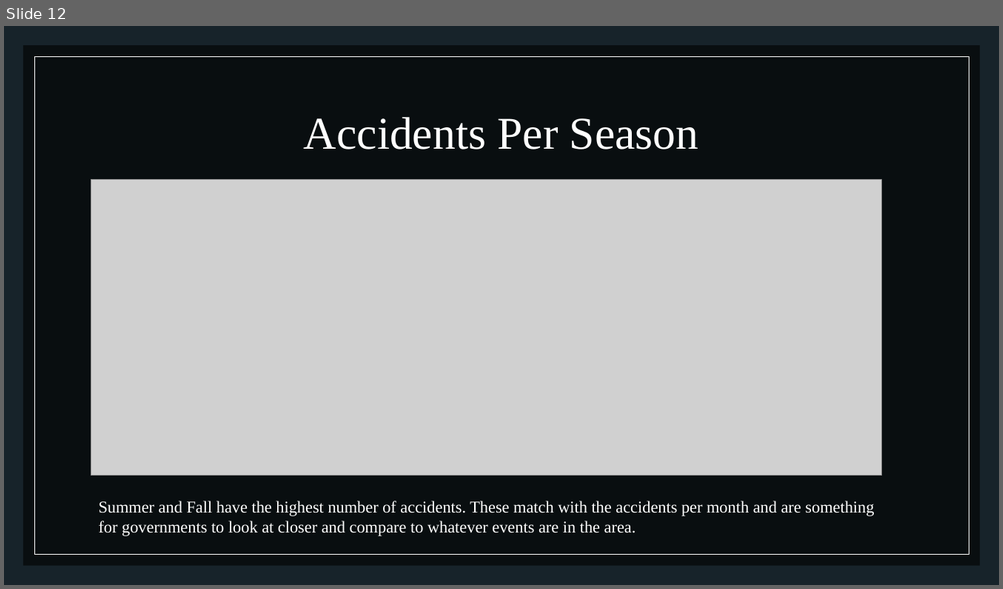
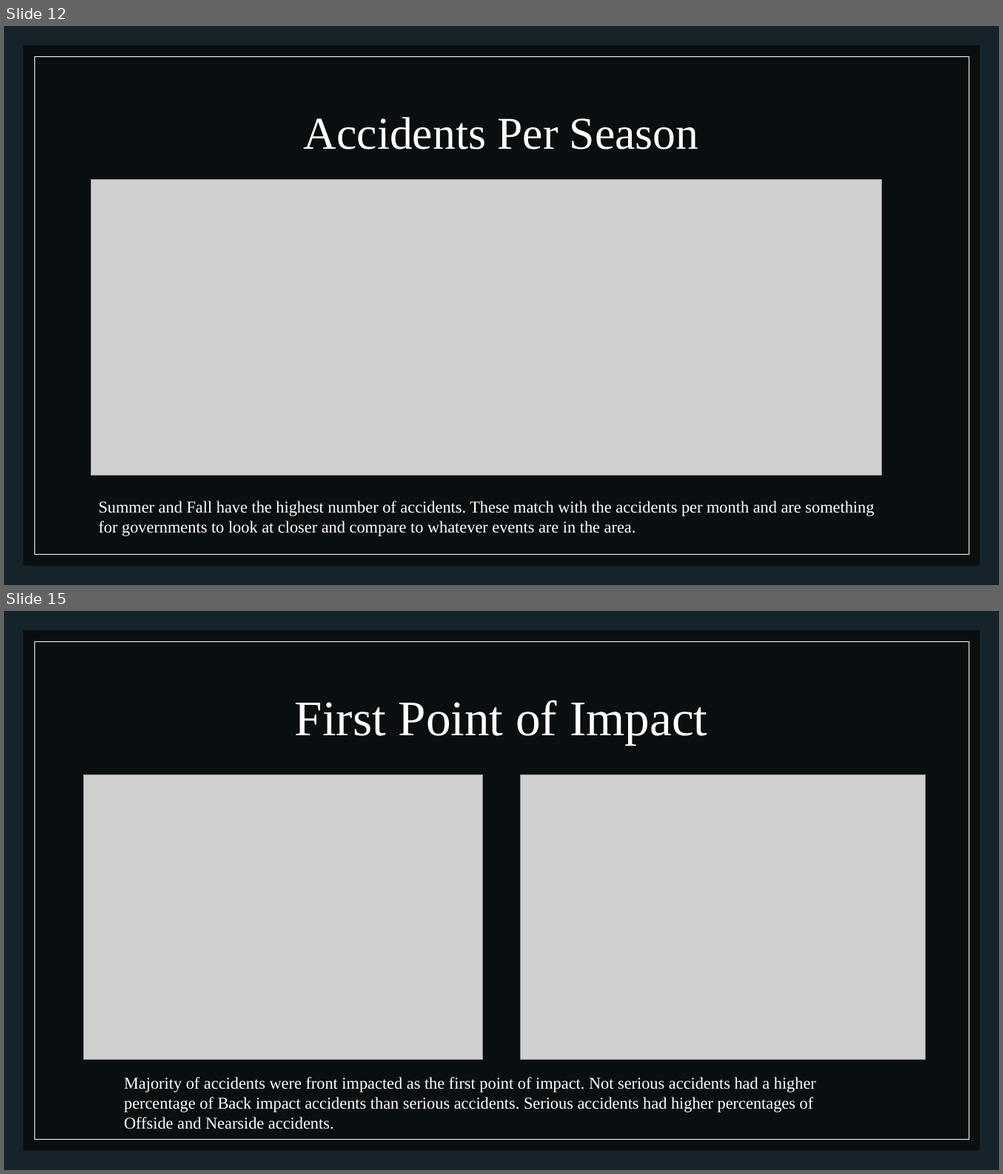
Before and after one commit to GenTaylor/Traffic-Accident-Analysis, a slide deck: Traffic Analysis and Severity Prediction.pptx. Shown one above the other, each under a label of ours: slide 12 before the commit, slides 12 and 15 after it; the slides between them are not shown. The pictures are 1003x589 and 1003x1174 pixels, drawn with LibreOffice and Linux fonts; fonts in the diff are those of the drawing; grey boxes stand for pictures. Boxes give left, top, right and bottom in pixels: in the first picture for what was removed or moved away, otherwise in the second. Text is boxed around its words. In the diff, an @@ line names an element or a change of style, - is before the commit and + after.

```diff
--- a/Traffic Analysis and Severity Prediction.pptx
+++ b/Traffic Analysis and Severity Prediction.pptx
@@ slide 15 added at [4, 611, 999, 1170], background #17232A; not listed: 2 template elements that a slide beside it also shows @@
@@ title added at [295, 700, 707, 744], 48 pt, text #FFFFFF @@
+First Point of Impact
@@ picture added at [83, 775, 482, 1059] @@
@@ picture added at [521, 775, 925, 1059] @@
@@ text added at [124, 1077, 816, 1130], 16 pt, text #FFFFFF @@
+Majority of accidents were front impacted as the first point of impact. Not serious accidents had a higher percentage of Back impact accidents than serious accidents. Serious accidents had higher percentages of Offside and Nearside accidents.
```
Also in this commit, not shown: 2 slides changed, 19 other slides added, 2 slides removed.
